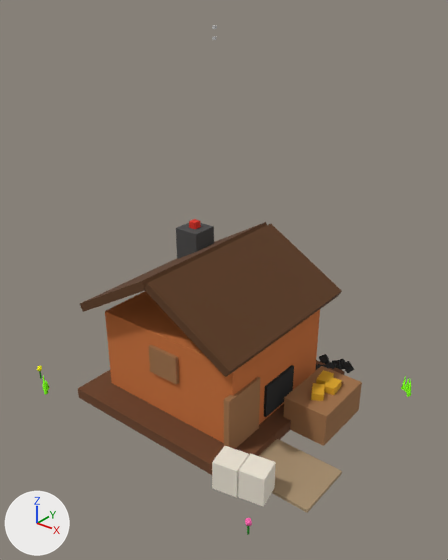
One commit to the glTF model public/models/buildings/bakery.glb: the scene before it, then after it.
Both versions are drawn from a camera (50 mm lens) standing at (6.1, -7.33, 6.86) and looking at (0.34, -0.14, 2.4). The lights are fixed; the arrows at lower left show +X, +Y and +Z. The picture after the commit comes second. Where no turn or scale is listed for an object, it has been applied to the vertices.

Objects in the first picture: 'BakeryBody', 'Chimney', 'ChimneyEmbers', 'CoalChunk.001', 'CoalChunk.003', 'CoalChunk.004', 'CoalChunk.005', 'DisplayTable', 'FlourSack', 'FlourSack.001', 'FlowerPetals', 'Foundation', 'MainDoor', 'OvenAlcove', 'RoofLeft', 'RoofRight', 'StonePath', 'WindowFront' and 4 more.
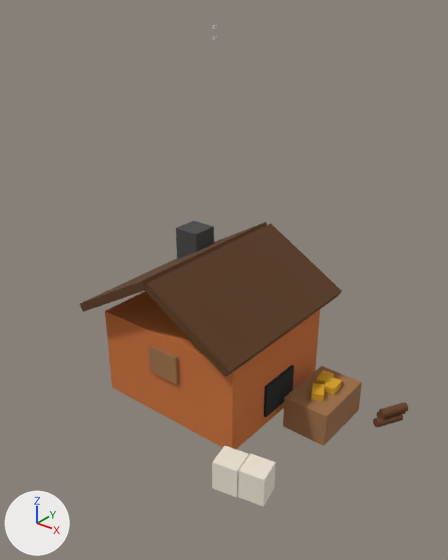
Location of each change, (x1, y1, x2, y2) in pixels of the pictures (448 x 560 px):
'Foundation', deleted (brown)
    before: (78, 360, 345, 475)
'StonePath', deleted (beige)
    before: (259, 439, 342, 513)
'MainDoor', deleted (brown)
    before: (224, 377, 260, 449)
'Firewood.002', moved (not visible before)
    after: (379, 402, 408, 418)
'Firewood', moved (not visible before)
    after: (373, 413, 403, 427)
'ChimneyEmbers', deleted
    before: (189, 219, 201, 229)
'CoalChunk.003', deleted
    before: (342, 361, 354, 373)
'CoalChunk.004', deleted
    before: (319, 354, 330, 364)
'CoalChunk.001', deleted
    before: (332, 360, 342, 369)
'FlowerPetals', deleted
    before: (245, 518, 252, 526)
'CoalChunk.005', deleted
    before: (328, 362, 336, 369)
'Firewood.001', moved (not visible before)
    after: (377, 412, 406, 418)

Edits to the bpy script that builds the scene:
```text
Remove ob_foundation:
    ob_foundation = bpy.data.objects.new('Foundation', me_mesh_0)
    ob_foundation.location = (0.0, 0.0, 0.1)
Remove ob_chimneyembers:
    ob_chimneyembers = bpy.data.objects.new('ChimneyEmbers', me_mesh_5)
    ob_chimneyembers.location = (-1.1, 0.8, 2.75)
Remove ob_maindoor:
    ob_maindoor = bpy.data.objects.new('MainDoor', me_mesh_8)
    ob_maindoor.location = (1.4, -1.0, 0.7)
Remove ob_stonepath:
    ob_stonepath = bpy.data.objects.new('StonePath', me_mesh_10)
    ob_stonepath.location = (2.2, -1.0, 0.05)
Remove ob_coalchunk_001:
    ob_coalchunk_001 = bpy.data.objects.new('CoalChunk.001', me_mesh_18)
    ob_coalchunk_001.location = (1.49, 1.92, 0.15)
Remove ob_coalchunk_003:
    ob_coalchunk_003 = bpy.data.objects.new('CoalChunk.003', me_mesh_20)
    ob_coalchunk_003.location = (1.7, 1.99, 0.15)
Remove ob_coalchunk_004:
    ob_coalchunk_004 = bpy.data.objects.new('CoalChunk.004', me_mesh_21)
    ob_coalchunk_004.location = (1.22, 1.92, 0.15)
Remove ob_coalchunk_005:
    ob_coalchunk_005 = bpy.data.objects.new('CoalChunk.005', me_mesh_22)
    ob_coalchunk_005.location = (1.46, 1.76, 0.15)
Change ob_firewood:
    ob_firewood.location: (-1.8, 1.0, 0.15) -> (2.99, 1.0, 0.15)
Change ob_firewood_001:
    ob_firewood_001.location: (-1.8, 1.2, 0.15) -> (2.95, 1.2, 0.15)
Change ob_firewood_002:
    ob_firewood_002.location: (-1.8, 1.1, 0.3) -> (3.02, 1.1, 0.3)
Remove ob_flowerpetals:
    ob_flowerpetals = bpy.data.objects.new('FlowerPetals', me_mesh_41)
    ob_flowerpetals.location = (2.5, -2.3, 0.22)
```
